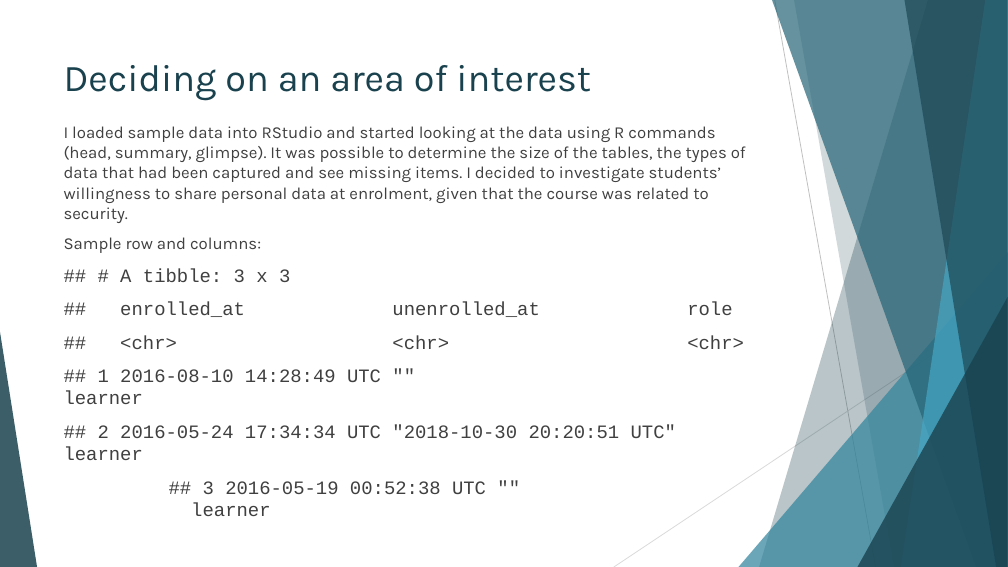
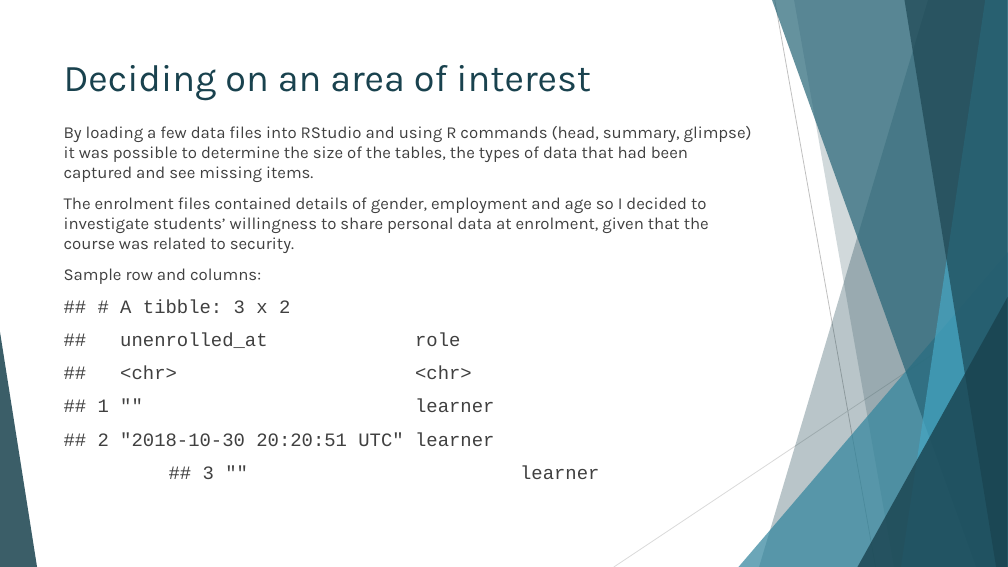
Before and after one commit to IssyMiddleton/CSC8631-Data-Management-Exploratory-Analysis, a slide deck: slide 4 of Exploratory_Analysis/reports/Overview-Presentation.pptx. Drawn at 1008x567 pixels with LibreOffice and Linux fonts; fonts in the diff are those of the drawing. Boxes give left, top, right and bottom in pixels: in the first picture for what was removed or moved away, otherwise in the second. Text is boxed around its words. In the diff, an @@ line names an element or a change of style, - is before the commit and + after.

```diff
--- a/Exploratory_Analysis/reports/Overview-Presentation.pptx
+++ b/Exploratory_Analysis/reports/Overview-Presentation.pptx
@@ text at <box>64,126,752,253</box>: text changed @@
-I loaded sample data into RStudio and started looking at the data using R commands (head, summary, glimpse). It was possible to determine the size of the tables, the types of data that had been captured and see missing items. I decided to investigate students’ willingness to share personal data at enrolment, given that the course was related to security.
+By loading a few data files into RStudio and using R commands (head, summary, glimpse) it was possible to determine the size of the tables, the types of data that had been captured and see missing items.
+The enrolment files contained details of gender, employment and age so I decided to investigate students’ willingness to share personal data at enrolment, given that the course was related to security.
@@ text at <box>98,300,599,479</box>: text changed @@
-## # A tibble: 3 x 3
-## enrolled_at unenrolled_at role
-## <chr> <chr> <chr>
-## 1 2016-08-10 14:28:49 UTC "" learner
-## 2 2016-05-24 17:34:34 UTC "2018-10-30 20:20:51 UTC" learner
-## 3 2016-05-19 00:52:38 UTC "" learner
+## # A tibble: 3 x 2
+## unenrolled_at role
+## <chr> <chr>
+## 1 "" learner
+## 2 "2018-10-30 20:20:51 UTC" learner
+## 3 "" learner
```
Also in this commit, not shown: 10 other slides changed, 5 slides added, 5 slides removed, 33 other files.
